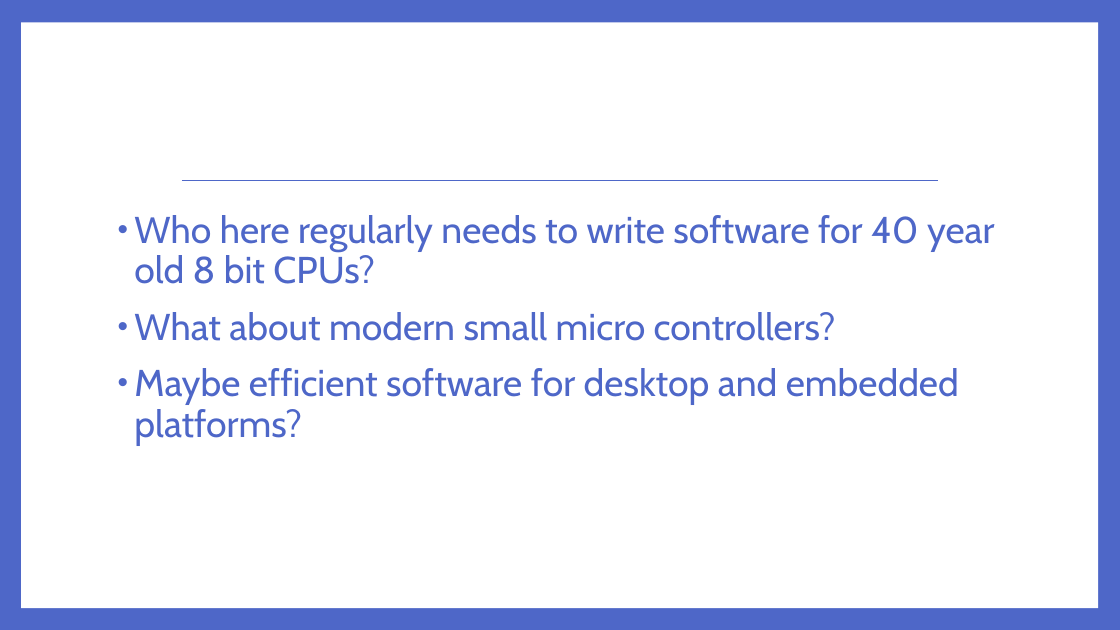
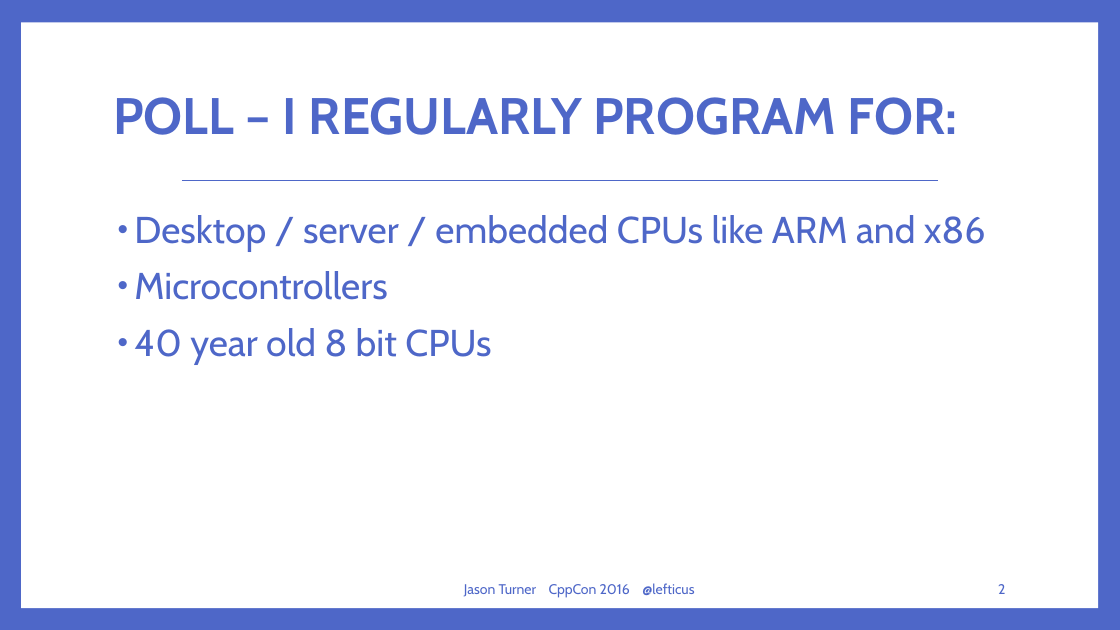
Before and after one commit to lefticus/presentations, a slide deck: slide 2 of RichCodeForTinyMachines/Rich Code For Tiny Computers.pptx. Drawn at 1120x630 pixels with LibreOffice and Linux fonts; fonts in the diff are those of the drawing. Boxes give left, top, right and bottom in pixels: in the first picture for what was removed or moved away, otherwise in the second. Text is boxed around its words. In the diff, an @@ line names an element or a change of style, - is before the commit and + after.

```diff
--- a/RichCodeForTinyMachines/Rich Code For Tiny Computers.pptx
+++ b/RichCodeForTinyMachines/Rich Code For Tiny Computers.pptx
@@ title added at (113,97,958,135), 44 pt, text #4E67C8, bold @@
+POLL – I REGULARLY PROGRAM FOR:
@@ text at (134,215,986,364): text changed @@
-• Who here regularly needs to write software for 40 year old 8 bit CPUs?
-• What about modern small micro controllers?
-• Maybe efficient software for desktop and embedded platforms?
+• Desktop / server / embedded CPUs like ARM and x86
+• Microcontrollers
+• 40 year old 8 bit CPUs
@@ text added at (464,583,694,598), 12 pt, text #4E67C8 @@
+Jason Turner CppCon 2016 @lefticus
@@ page number added at (998,584,1005,594), 12 pt, text #4E67C8 @@
+2
```
Also in this commit, not shown: 38 other slides changed, 30 slides added, 22 slides removed, 8 other files.
